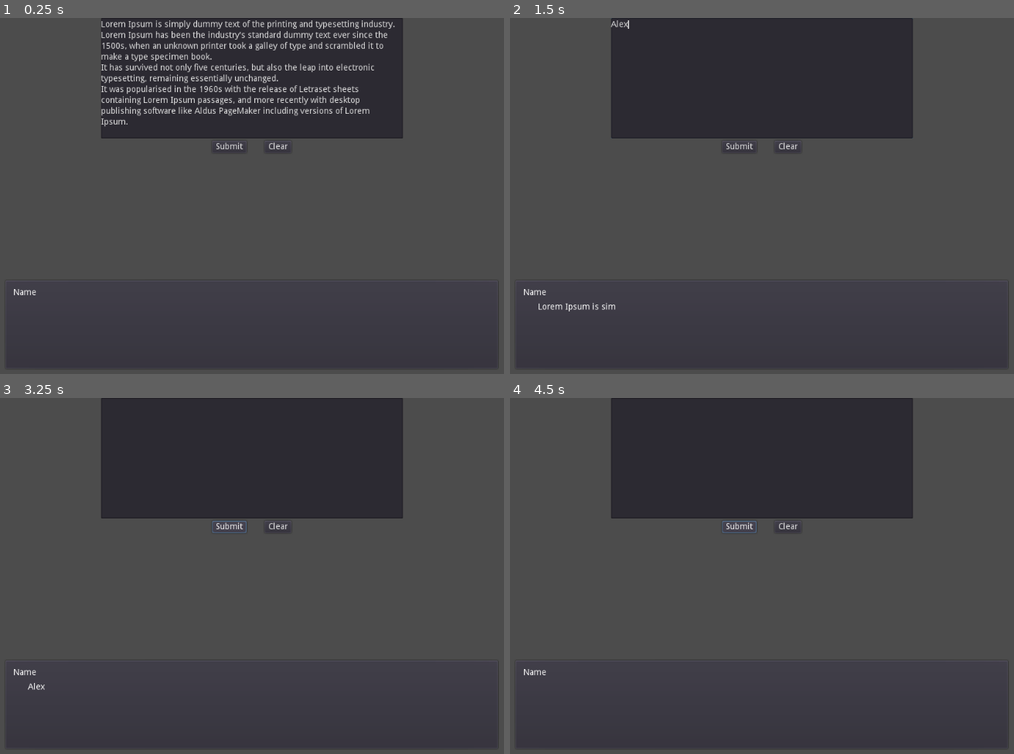
Above: before the commit, frames 1-4 (two rows, left to right).
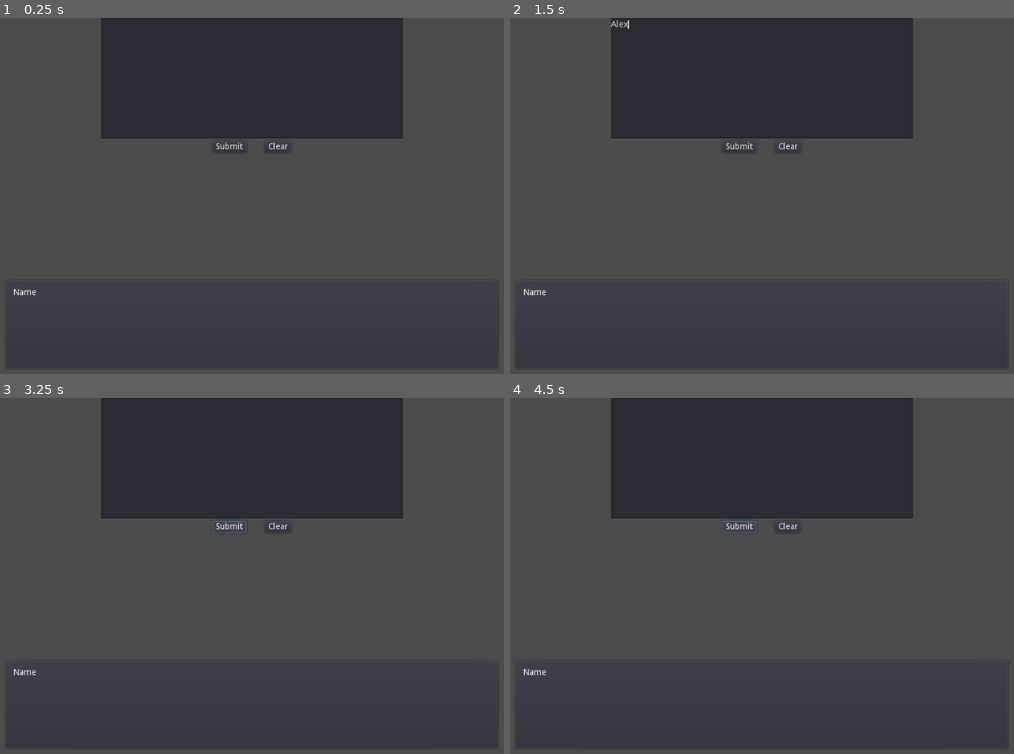
Above: after the commit, the same moments.

Repository: cynnamolgus/GViNT
Game: Godot game, scene res://UI/Textbox test/TextBox Test.tscn
Same seed, same stepped clock (60 frames per second), same inputs: the game is played once before the commit and once after it. The project has no main scene, so this scene is started directly.
Inputs (mouse positions are in pixels of both pictures, inside the frame that each line leads up to):
- Up to frame 1 (0.25 s): no input
- Up to frame 2 (1.5 s): click "Submit" at 0.5 s; click (762, 78) at 1.27 s; type "Alex" at 1.35 s
- Up to frame 3 (3.25 s): click "Clear" at 2 s; click "Submit" at 2.75 s
- Up to frame 4 (4.5 s): click "Clear" at 3.5 s; click "Submit" at 4.25 s

The runs differ from the first frame. In frame 1, 3.9% of the frame differs, in the area x 20-79%, y 0-31%; in frame 2, 0.1%; in frame 3, less than 0.1%; in frame 4, nothing differs.

Commit message:
Work on core parser logic; add ParseNode class Not positive that the logic makes sense yet. Need to add concrete ParseNode types and start testing the system...

Diff:
--- a/GViNT/Actions/BaseAction.gd
+++ b/GViNT/Actions/BaseAction.gd
@@ -3,7 +3,7 @@
 signal action_completed
 signal undo_completed
 
-var runtime: GvintRuntime
+var runtime
 
 var translator_metadata := {}
 
--- a/GViNT/GvintRuntime.gd
+++ b/GViNT/GvintRuntime.gd
@@ -1,7 +1,10 @@
-class_name GvintRuntime extends Node
+extends Node
+
+
 
 const Context = preload("res://GViNT/GvintContext.gd")
 const Translator = preload("res://GViNT/Translator/SequenceTranslator.gd")
+
 
 var runtime_variables := {}
 var context_stack := []
@@ -10,6 +13,8 @@
 var translator := Translator.new()
 var tokenizer := translator.tokenizer
 
+
+
 func _get(property):
 	if property in runtime_variables:
 		return runtime_variables[property]
@@ -17,19 +22,11 @@
 
 func _ready():
 	var text = load_test_file_data()
-
 	tokenizer.clear()
 	var start_time = OS.get_ticks_msec()
 	var result := tokenizer.tokenize_text(text)
 	var run_time = OS.get_ticks_msec() - start_time
-	var i = 1
-	var message = ""
-	for line in result.tokenized_lines:
-		message = str(i) + ": "
-		for token in line:
-			message += (token.type) + ", "
-		print(message)
-		i += 1
+	result.pretty_print()
 	print("tokenized in " + str(run_time) + "ms")
 	pass
 
@@ -42,9 +39,6 @@
 	return text
 
 
-
-
-
 func next_action():
 
 	pass
--- a/GViNT/Translator/Characters.gd
+++ b/GViNT/Translator/Characters.gd
@@ -50,6 +50,46 @@
 const LOGICAL_OPERATORS = "!><="
 const BITWISE_OPERATORS = "~&|^"
 
+const ASSIGNMENT_OPERATORS = [
+	"=",
+	"+=",
+	"-=",
+	"*=",
+	"/=",
+	"%=",
+	"&=",
+	"|=",
+	">>=",
+	"<<=",
+]
+
+const EXPRESSION_OPERATORS = [
+	# arithmetic
+	"+",
+	"-",
+	"*",
+	"/",
+	"%",
+
+	# logical
+	"==",
+	">=",
+	"<=",
+	"!=",
+	"!",
+	"&&",
+	"||",
+
+	# bitwise
+	">>",
+	"<<",
+	"|",
+	"&",
+	"^",
+	"~",
+]
+
+
 const OPERATOR_CHARS = (
 	ARITHMETIC_OPERATORS
 	+ LOGICAL_OPERATORS
--- a/GViNT/Translator/Parser/ActionAssignVariable.gd
+++ /dev/null
@@ -1,5 +0,0 @@
-extends "res://GViNT/Translator/Parser/Phrase.gd"
-
-var identifiers := []
-var assignment_operator: Token
-var value_expression := []
--- a/GViNT/Translator/Parser/ActionCallFunction.gd
+++ /dev/null
@@ -1,4 +0,0 @@
-extends "res://GViNT/Translator/Parser/Phrase.gd"
-
-var identifiers := []
-var params := []
--- a/GViNT/Translator/Parser/ActionConditional.gd
+++ /dev/null
@@ -1 +0,0 @@
-extends "res://GViNT/Translator/Parser/Phrase.gd"
--- a/GViNT/Translator/Parser/Array.gd
+++ /dev/null
@@ -1,3 +0,0 @@
-extends "res://GViNT/Translator/Parser/Phrase.gd"
-
-var elements := []
--- a/GViNT/Translator/Parser/Expression.gd
+++ /dev/null
@@ -1,3 +0,0 @@
-extends "res://GViNT/Translator/Parser/Phrase.gd"
-
-var elements := []
--- /dev/null
+++ b/GViNT/Translator/Parser/Instructions/DisplayText.gd
@@ -0,0 +1 @@
+extends "res://GViNT/Translator/Parser/ParseNode.gd"
--- /dev/null
+++ b/GViNT/Translator/Parser/Instructions/Instruction.gd
@@ -0,0 +1 @@
+extends "res://GViNT/Translator/Parser/ParseNode.gd"
--- /dev/null
+++ b/GViNT/Translator/Parser/ParseNode.gd
@@ -0,0 +1,72 @@
+extends Reference
+
+const Token = preload("res://GViNT/Translator/Tokenizer/Token.gd")
+const Tokens = preload("res://GViNT/Translator/Tokenizer/Tokens.gd")
+
+
+var root = self
+var parent
+var children := []
+
+var error: String = ""
+
+var last_child
+var terminated: bool = false
+
+
+func add_child(child):
+	if "root" in child:
+		child.root = root
+		child.parent = self
+	children.append(child)
+
+func remove_child(child):
+	children.erase(child)
+
+
+func terminated_by_token(token: Token):
+	pass
+
+func consumes_token(token: Token):
+	pass
+
+func get_child_type_spawned_by_token(token: Token):
+	pass
+
+func check_error():
+	pass
+
+func on_child_phrase_terminated():
+	pass
+
+
+func append_token(token: Token):
+	assert(not terminated)
+	var child_type = get_child_type_spawned_by_token(token)
+	if child_type != null:
+		spawn_child(child_type, token)
+	elif terminated_by_token(token):
+		terminate(token)
+	elif consumes_token(token):
+		consume_token(token)
+	else:
+		assert(false, "parser logic error: node must consume token, spawn child, or terminate")
+
+
+func spawn_child(type, token: Token):
+	var child = type.new()
+	add_child(child)
+	child.append_token(token)
+
+
+func terminate(token: Token = null):
+	assert(not children.empty())
+	terminated = true
+	parent.on_child_phrase_terminated()
+	if token:
+		parent.append_token(token)
+
+
+func consume_token(token: Token):
+	add_child(token)
+	root.current_phrase = self
--- a/GViNT/Translator/Parser/Parser.gd
+++ b/GViNT/Translator/Parser/Parser.gd
@@ -1,6 +1,45 @@
-extends Reference
+extends "res://GViNT/Translator/Parser/ParseNode.gd"
 
 
-func parse_action_instructions(tokenized_lines) -> Array:
-	var actions = []
+var current_phrase = self
+
+var actions := []
+
+func parse_instructions(tokens: Array) -> Array:
+	for token in tokens:
+		if token.type != Tokens.END_OF_FILE:
+			current_phrase.append_token(token)
+		else:
+			assert(token == tokens.back())
+			break
 	return actions
+
+
+func consumes_token(token: Token):
+	return false
+
+
+func get_child_type_spawned_by_token(token: Token):
+	match token.type:
+		Tokens.IDENTIFIER:
+			pass
+		Tokens.STRING:
+			pass
+		Tokens.INLINE_TEXT:
+			pass
+		Tokens.KEYWORD_IF:
+			pass
+		Tokens.KEYWORD_ELSE:
+			pass
+		Tokens.KEYWORD_ELIF:
+			pass
+		Tokens.KEYWORD_RETURN:
+			pass
+
+
+func terminated_by_token(token: Token):
+	return false
+
+
+func on_child_phrase_terminated():
+	pass
--- a/GViNT/Translator/Parser/Phrase.gd
+++ /dev/null
@@ -1,4 +0,0 @@
-extends Reference
-
-const Token = preload("res://GViNT/Translator/Tokenizer/Token.gd")
-const Tokens = preload("res://GViNT/Translator/Tokenizer/Tokens.gd")
--- a/GViNT/Translator/SequenceTranslator.gd
+++ b/GViNT/Translator/SequenceTranslator.gd
@@ -1,20 +1,20 @@
 extends Reference
 
 const Tokenizer = preload("res://GViNT/Translator/Tokenizer/Tokenizer.gd")
+const Parser = preload("res://GViNT/Translator/Parser/Parser.gd")
 
 var tokenizer := Tokenizer.new()
+var parser := Parser.new()
 
-#onready var runtime = get_parent()
 
 #var callbacks := {
 #	"some_gvint_method": {
-#		"target_object": runtime,
+#		"target_object": "runtime",
 #		"method": "some_gdscript_method"
 #	}
 #}
 
 
-#translate parse result into array of action objects
 func translate_parse_result(action_instructions) -> Array:
 	var actions = []
 	return actions
--- a/GViNT/Translator/Tokenizer/TokenizeResult.gd
+++ b/GViNT/Translator/Tokenizer/TokenizeResult.gd
@@ -8,3 +8,13 @@
 var used_builtin_constants := []
 var tokens := []
 var tokenized_lines := []
+
+func pretty_print():
+	var line_index := 1
+	var message = ""
+	for line in tokenized_lines:
+		message = str(line_index) + ": "
+		for token in line:
+			message += (token.type) + ", "
+		print(message)
+		line_index += 1
--- a/GViNT/Translator/Tokenizer/Tokenizer.gd
+++ b/GViNT/Translator/Tokenizer/Tokenizer.gd
@@ -6,6 +6,7 @@
 const Chars = preload("res://GViNT/Translator/Characters.gd")
 const Tokens = preload("res://GViNT/Translator/Tokenizer/Tokens.gd")
 const Gdscript = preload("res://GViNT/Translator/GDScriptBuiltins.gd")
+
 
 var source_code: String
 var source_filename: String
@@ -326,48 +327,54 @@
 			"not": token.type = Tokens.KEYWORD_NOT
 			"or": token.type = Tokens.KEYWORD_OR
 			"and": token.type = Tokens.KEYWORD_AND
-			"in": token.type = Tokens.KEYWORD_IN
+			"in": token.type = Tokens.OPERATOR
 			"return": token.type = Tokens.KEYWORD_RETURN
-			"as": token.type = Tokens.KEYWORD_AS
+			"as": token.type = Tokens.OPERATOR
 			_: token.type = Tokens.IDENTIFIER
 
 
 func mark_token_operator_type(token: Token):
-	match token.text:
-		#arithmetic operators
-		"+": token.type = Tokens.OP_ADD
-		"-": token.type = Tokens.OP_SUBTRACT
-		"*": token.type = Tokens.OP_MULTIPLY
-		"/": token.type = Tokens.OP_DIVIDE
-		"%": token.type = Tokens.OP_MODULO
-
-		#assigmnent
-		"=": token.type = Tokens.ASSIGN
-		"+=": token.type = Tokens.ASSIGN_ADD
-		"-=": token.type = Tokens.ASSIGN_SUBTRACT
-		"*=": token.type = Tokens.ASSIGN_MULTIPLY
-		"/=": token.type = Tokens.ASSIGN_DIVIDE
-		"%=": token.type = Tokens.ASSIGN_MODULO
-		"&=": token.type = Tokens.ASSIGN_AND
-		"|=": token.type = Tokens.ASSIGN_OR
-		">>=": token.type = Tokens.ASSIGN_SHIFT_RIGHT
-		"<<=": token.type = Tokens.ASSIGN_SHIFT_LEFT
-
-		#logical operators
-		"==": token.type = Tokens.OP_EQUAL
-		">=": token.type = Tokens.OP_GREATER_OR_EQUAL
-		"<=": token.type = Tokens.OP_LESS_OR_EQUAL
-		"!=": token.type = Tokens.OP_NOT_EQUAL
-		"!": token.type = Tokens.OP_NEGATE
-		"&&": token.type = Tokens.OP_AND
-		"||": token.type = Tokens.OP_OR
-
-		#bitwise operators
-		">>": token.type = Tokens.OP_SHIFT_RIGHT
-		"<<": token.type = Tokens.OP_SHIFT_LEFT
-		"|": token.type = Tokens.OP_BITWISE_OR
-		"&": token.type = Tokens.OP_BITWISE_AND
-		"^": token.type = Tokens.OP_BITWISE_XOR
-		"~": token.type = Tokens.OP_BITWISE_NOT
-
-		_: token.type = Tokens.INLINE_TEXT
+	if token.text in Chars.ASSIGNMENT_OPERATORS:
+		token.type = Tokens.ASSIGN
+	elif token.text in Chars.EXPRESSION_OPERATORS:
+		token.type = Tokens.OPERATOR
+	else:
+		token.type = Tokens.INVALID_OPERATOR
+#	match token.text:
+#		#arithmetic operators
+#		"+": token.type = Tokens.OP_ADD
+#		"-": token.type = Tokens.OP_SUBTRACT
+#		"*": token.type = Tokens.OP_MULTIPLY
+#		"/": token.type = Tokens.OP_DIVIDE
+#		"%": token.type = Tokens.OP_MODULO
+#
+#		#assigmnent
+#		"=": token.type = Tokens.ASSIGN
+#		"+=": token.type = Tokens.ASSIGN_ADD
+#		"-=": token.type = Tokens.ASSIGN_SUBTRACT
+#		"*=": token.type = Tokens.ASSIGN_MULTIPLY
+#		"/=": token.type = Tokens.ASSIGN_DIVIDE
+#		"%=": token.type = Tokens.ASSIGN_MODULO
+#		"&=": token.type = Tokens.ASSIGN_AND
+#		"|=": token.type = Tokens.ASSIGN_OR
+#		">>=": token.type = Tokens.ASSIGN_SHIFT_RIGHT
+#		"<<=": token.type = Tokens.ASSIGN_SHIFT_LEFT
+#
+#		#logical operators
+#		"==": token.type = Tokens.OP_EQUAL
+#		">=": token.type = Tokens.OP_GREATER_OR_EQUAL
+#		"<=": token.type = Tokens.OP_LESS_OR_EQUAL
+#		"!=": token.type = Tokens.OP_NOT_EQUAL
+#		"!": token.type = Tokens.OP_NEGATE
+#		"&&": token.type = Tokens.OP_AND
+#		"||": token.type = Tokens.OP_OR
+#
+#		#bitwise operators
+#		">>": token.type = Tokens.OP_SHIFT_RIGHT
+#		"<<": token.type = Tokens.OP_SHIFT_LEFT
+#		"|": token.type = Tokens.OP_BITWISE_OR
+#		"&": token.type = Tokens.OP_BITWISE_AND
+#		"^": token.type = Tokens.OP_BITWISE_XOR
+#		"~": token.type = Tokens.OP_BITWISE_NOT
+#
+#		_: token.type = Tokens.INLINE_TEXT
--- a/GViNT/Translator/Tokenizer/Tokens.gd
+++ b/GViNT/Translator/Tokenizer/Tokens.gd
@@ -32,42 +32,44 @@
 const END_OF_FILE = "END_FILE"
 
 const ASSIGN = "ASSIGN"
-const ASSIGN_ADD = "ASSIGN_ADD"
-const ASSIGN_SUBTRACT = "ASSIGN_SUB"
-const ASSIGN_MULTIPLY = "ASSIGN_MULT"
-const ASSIGN_DIVIDE = "ASSIGN_DIV"
-const ASSIGN_MODULO = "ASSIGN_MOD"
-const ASSIGN_AND = "ASSIGN_BIT_AND"
-const ASSIGN_OR = "ASSIGN_BIT_OR"
-const ASSIGN_SHIFT_RIGHT = "ASSIGN_BITSHIFT_RIGHT"
-const ASSIGN_SHIFT_LEFT = "ASSIGN_BITSHIFT_LEFT"
+#const ASSIGN_ADD = "ASSIGN_ADD"
+#const ASSIGN_SUBTRACT = "ASSIGN_SUB"
+#const ASSIGN_MULTIPLY = "ASSIGN_MULT"
+#const ASSIGN_DIVIDE = "ASSIGN_DIV"
+#const ASSIGN_MODULO = "ASSIGN_MOD"
+#const ASSIGN_AND = "ASSIGN_BIT_AND"
+#const ASSIGN_OR = "ASSIGN_BIT_OR"
+#const ASSIGN_SHIFT_RIGHT = "ASSIGN_BITSHIFT_RIGHT"
+#const ASSIGN_SHIFT_LEFT = "ASSIGN_BITSHIFT_LEFT"
 
 
+const OPERATOR = "OPERATOR"
 const INVALID_OPERATOR = "INVALID_OPERATOR"
 
+
 # arithmetic operators
-const OP_ADD = "ADD"
-const OP_SUBTRACT = "SUB"
-const OP_MULTIPLY = "MULT"
-const OP_DIVIDE = "DIV"
-const OP_MODULO = "MOD"
-
-# logical operators
-const OP_EQUAL = "EQUAL"
-const OP_GREATER_OR_EQUAL = "GR_EQUAL"
-const OP_LESS_OR_EQUAL = "LS_EQUAL"
-const OP_NOT_EQUAL = "NOT_EQUAL"
-const OP_NEGATE = "NOT"
-const OP_AND = "AND"
-const OP_OR = "OR"
-
-# bitwise operators
-const OP_SHIFT_RIGHT = "BITSHIFT_RIGHT"
-const OP_SHIFT_LEFT = "BITSHIFT_LEFT"
-const OP_BITWISE_OR = "BIT_OR"
-const OP_BITWISE_AND = "BIT_AND"
-const OP_BITWISE_XOR = "BIT_XOR"
-const OP_BITWISE_NOT = "BIT_NOT"
+#const OP_ADD = "ADD"
+#const OP_SUBTRACT = "SUB"
+#const OP_MULTIPLY = "MULT"
+#const OP_DIVIDE = "DIV"
+#const OP_MODULO = "MOD"
+#
+## logical operators
+#const OP_EQUAL = "EQUAL"
+#const OP_GREATER_OR_EQUAL = "GR_EQUAL"
+#const OP_LESS_OR_EQUAL = "LS_EQUAL"
+#const OP_NOT_EQUAL = "NOT_EQUAL"
+#const OP_NEGATE = "NOT"
+#const OP_AND = "AND"
+#const OP_OR = "OR"
+#
+## bitwise operators
+#const OP_SHIFT_RIGHT = "BITSHIFT_RIGHT"
+#const OP_SHIFT_LEFT = "BITSHIFT_LEFT"
+#const OP_BITWISE_OR = "BIT_OR"
+#const OP_BITWISE_AND = "BIT_AND"
+#const OP_BITWISE_XOR = "BIT_XOR"
+#const OP_BITWISE_NOT = "BIT_NOT"
 
 # keywords
 const KEYWORD_RETURN = "RETURN"
--- a/UI/Textbox test/TextBox Test.tscn
+++ b/UI/Textbox test/TextBox Test.tscn
@@ -55,6 +55,7 @@
 margin_bottom = 104.0
 bbcode_enabled = true
 script = ExtResource( 1 )
+characters_per_second = 100.0
 
 [node name="TextInputs" parent="." instance=ExtResource( 3 )]
 anchor_left = 0.5
@@ -62,8 +63,12 @@
 margin_left = -250.0
 margin_right = 250.0
 
+[node name="TextEdit" parent="TextInputs" index="0"]
+text = ""
+
 [node name="GvintRuntime" type="Node" parent="."]
 script = ExtResource( 4 )
 
-[connection signal="text_cleared" from="TextInputs" to="PanelContainer/MarginContainer/RichTextLabel" method="clear"]
-[connection signal="text_submitted" from="TextInputs" to="PanelContainer/MarginContainer/RichTextLabel" method="append_text"]
+[connection signal="text_submitted" from="TextInputs" to="." method="_on_TextInputs_text_submitted"]
+
+[editable path="TextInputs"]
--- a/project.godot
+++ b/project.godot
@@ -7,16 +7,6 @@
 ;   param=value ; assign values to parameters
 
 config_version=4
-
-_global_script_classes=[ {
-"base": "Node",
-"class": "GvintRuntime",
-"language": "GDScript",
-"path": "res://GViNT/GvintRuntime.gd"
-} ]
-_global_script_class_icons={
-"GvintRuntime": ""
-}
 
 [application]
 
